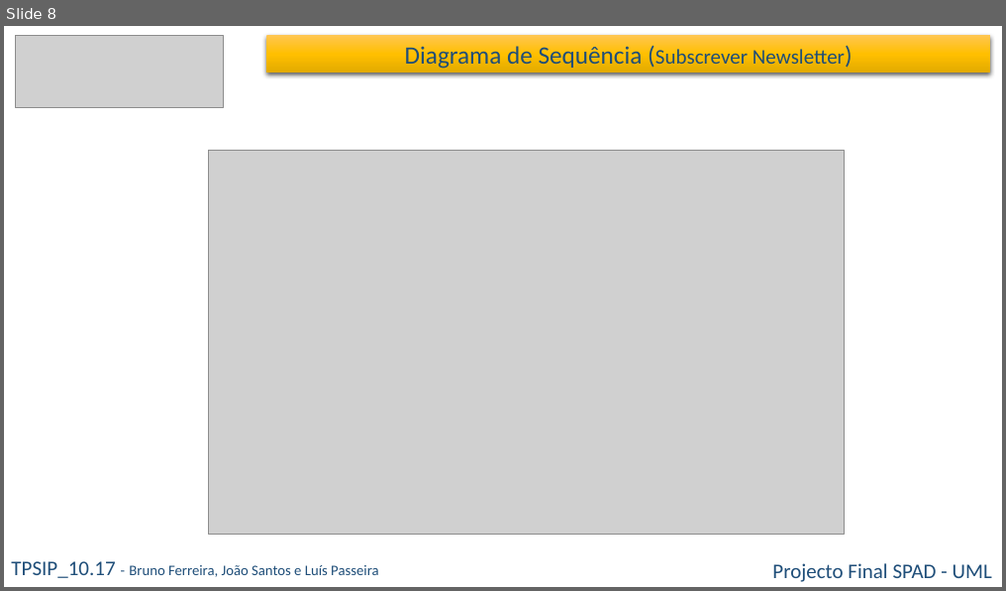
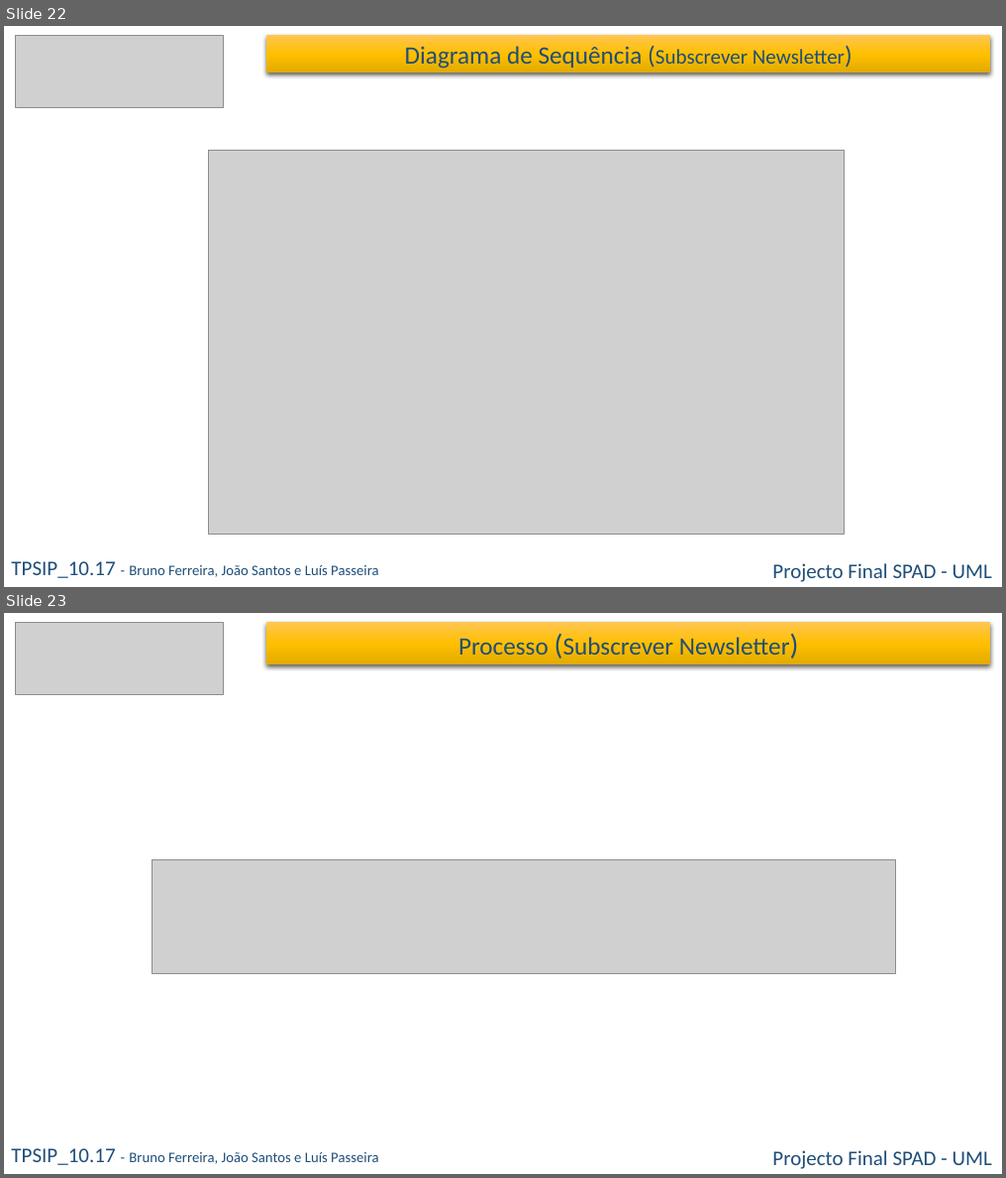
Before and after one commit to bmiguelmf/WizBall, a slide deck: 04 - Docs/01 - Project Manager/08 - UML/00 - Apresentação UML/UML Grupo 3.pptx. Shown one above the other, each under a label of ours: slide 8 before the commit, slides 22 and 23 after it. The pictures are 1006x591 and 1006x1178 pixels, drawn with LibreOffice and Linux fonts; fonts in the diff are those of the drawing; grey boxes stand for pictures. Boxes give left, top, right and bottom in pixels: in the first picture for what was removed or moved away, otherwise in the second. Text is boxed around its words. In the diff, an @@ line names an element or a change of style, - is before the commit and + after.

```diff
--- a/04 - Docs/01 - Project Manager/08 - UML/00 - Apresentação UML/UML Grupo 3.pptx
+++ b/04 - Docs/01 - Project Manager/08 - UML/00 - Apresentação UML/UML Grupo 3.pptx
@@ slide 23 added at (4,613,1002,1174), background #FFFFFF @@
@@ picture added at (16,622,224,694) @@
@@ rectangle added at (266,622,991,664), fill gradient #FFC752 to #FFC000 to #E3AB00, 24 pt, text #1F4E79 @@
+Processo (Subscrever Newsletter)
@@ picture added at (152,860,896,973) @@
@@ text added at (11,1149,378,1165), 14 pt, text #1F4E79 @@
+TPSIP_10.17 - Bruno Ferreira, João Santos e Luís Passeira
@@ text added at (772,1151,992,1169), 20 pt, text #1F4E79 @@
+Projecto Final SPAD - UML
@@ what was slide 8 is now slide 22 @@
```
Also in this commit, not shown: 2 slides changed, 14 other slides added, 16 other files.
